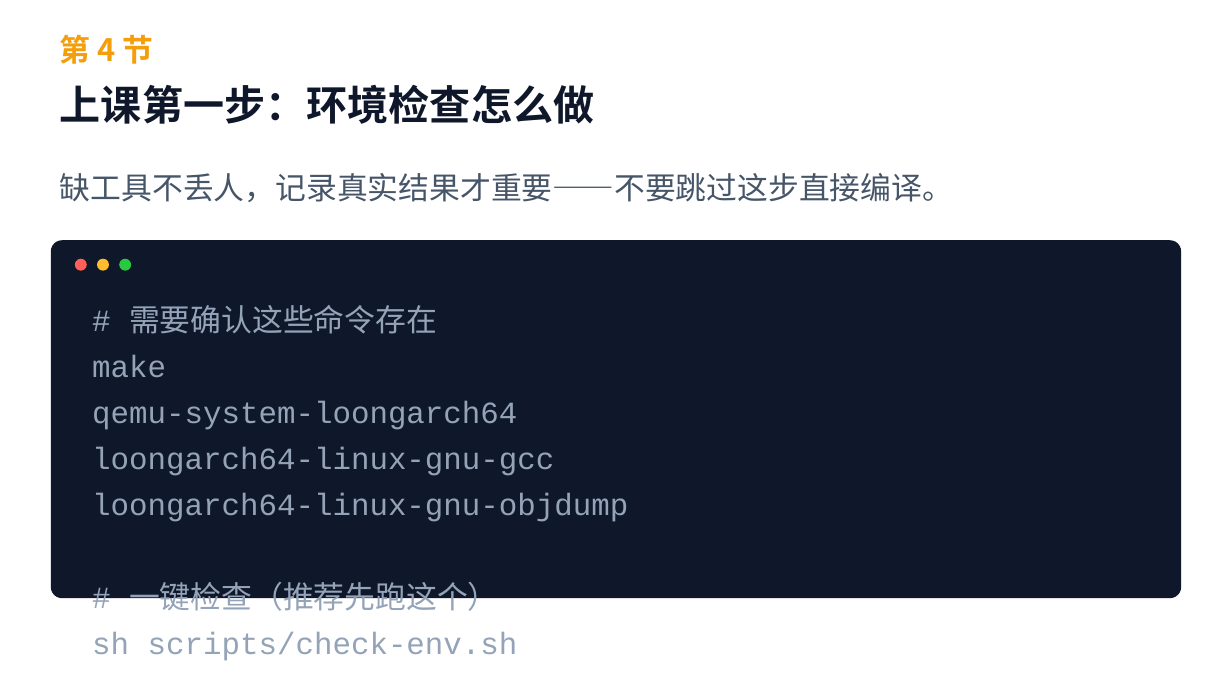
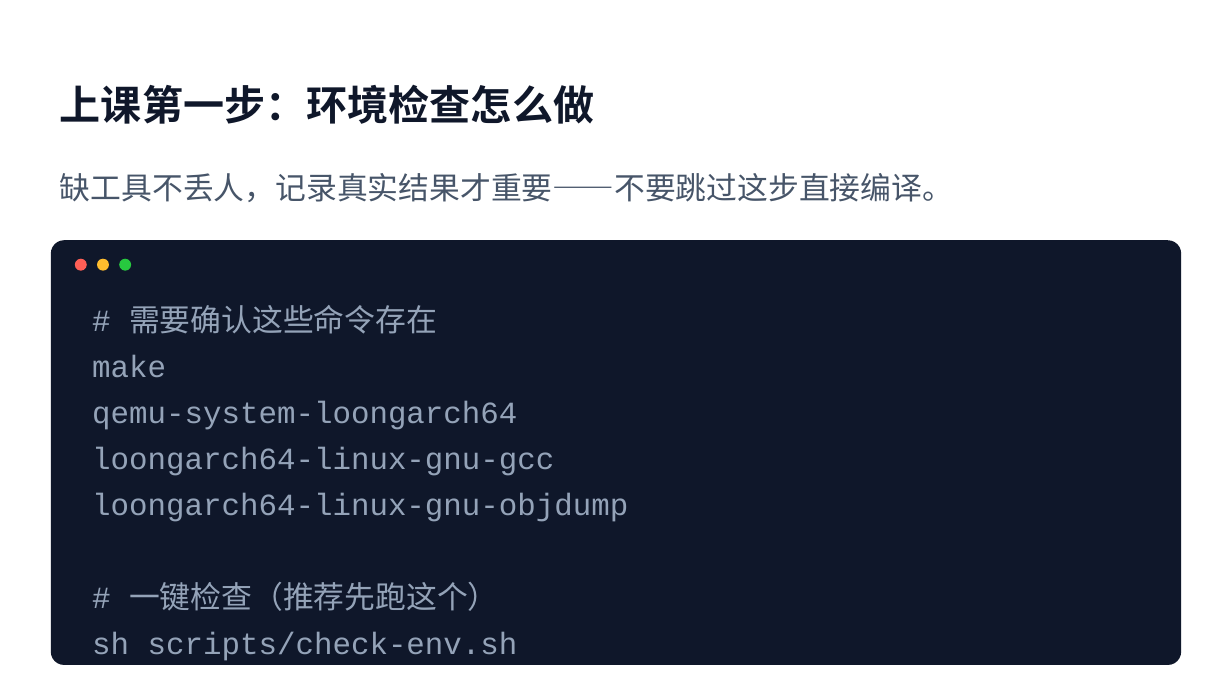
Before and after one commit to cxi218447-byte/miniOS, a slide deck: slide 35 of docs/week01/week01_qemu_hello_course.pptx (slide 34 before the commit). Drawn at 1232x693 pixels with LibreOffice and Linux fonts; fonts in the diff are those of the drawing. Boxes give left, top, right and bottom in pixels: in the first picture for what was removed or moved away, otherwise in the second. Text is boxed around its words. In the diff, an @@ line names an element or a change of style, - is before the commit and + after.

```diff
--- a/docs/week01/week01_qemu_hello_course.pptx
+++ b/docs/week01/week01_qemu_hello_course.pptx
@@ text removed at bbox=[60, 34, 154, 64] @@
-第 4 节
@@ rounded rectangle: place and size @@
-rounded rectangle at bbox=[51, 240, 1181, 598]
+rounded rectangle at bbox=[51, 240, 1181, 665]
```
Also in this commit, not shown: 32 other slides changed, 5 slides added, 2 slides removed, 16 other files.
